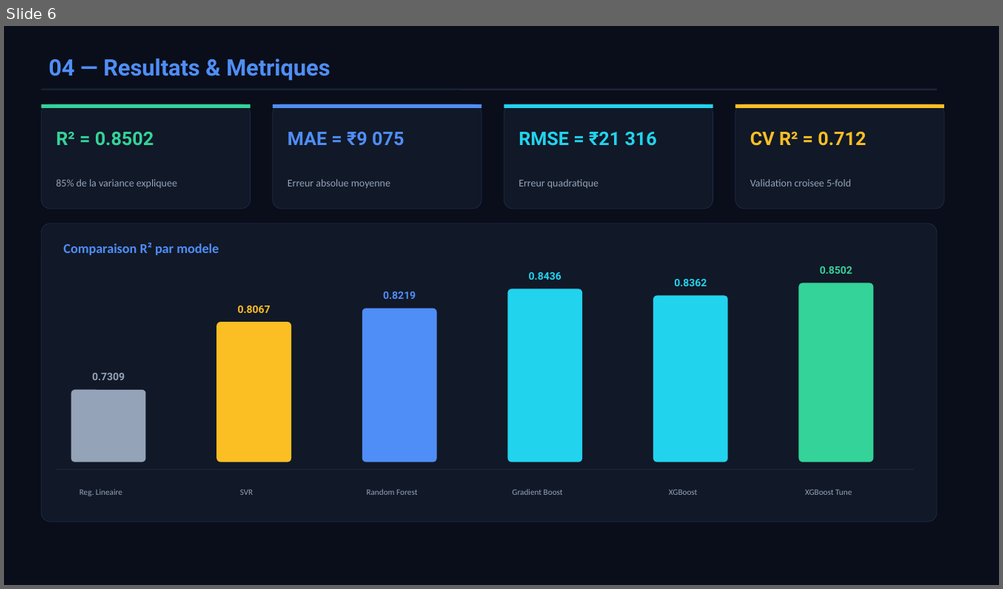
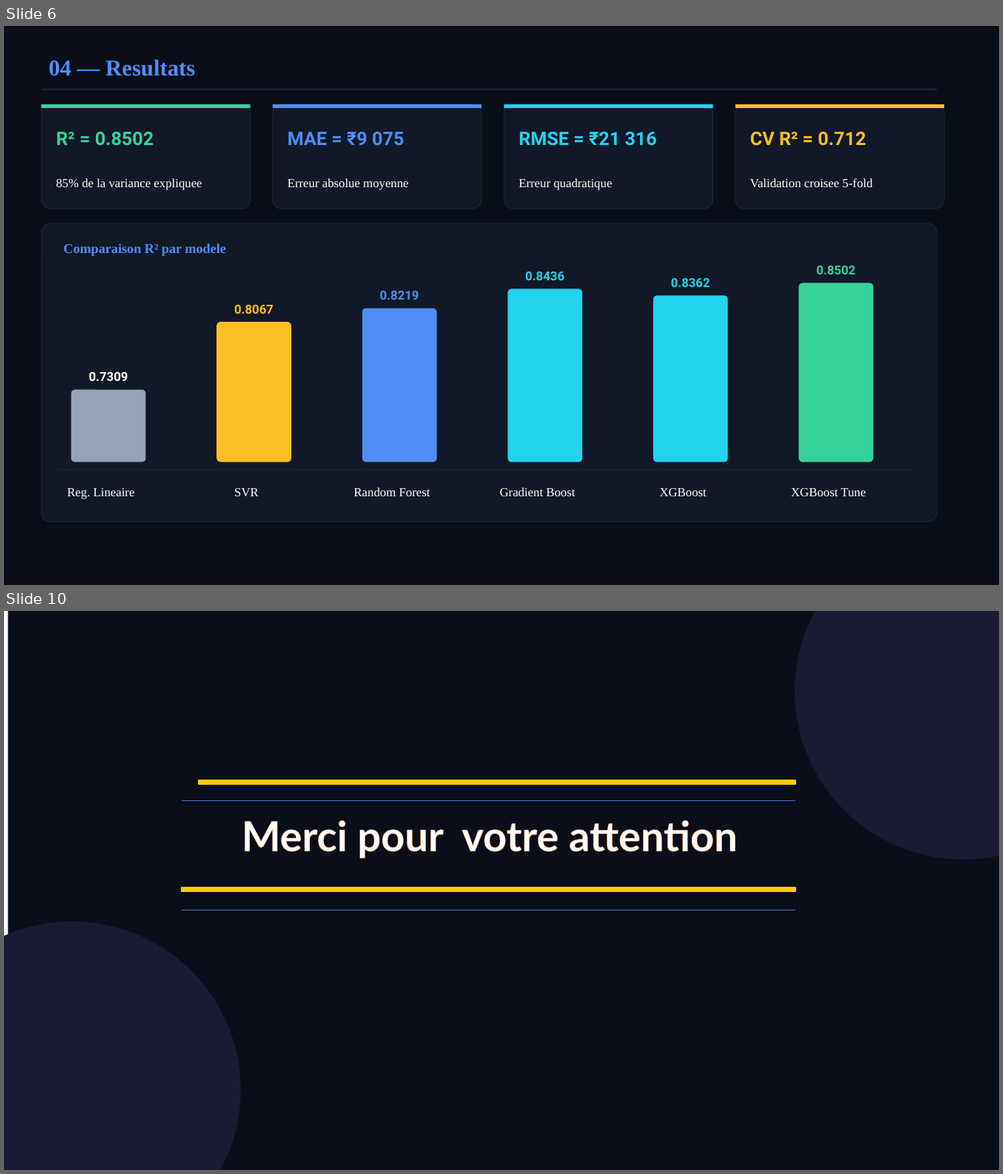
Before and after one commit to Zekerya001/projet_4_Zekerya, a slide deck: presentation_loyers.pptx. Shown one above the other, each under a label of ours: slide 6 before the commit, slides 6 and 10 after it; the slides between them are not shown. The pictures are 1003x589 and 1003x1174 pixels, drawn with LibreOffice and Linux fonts; fonts in the diff are those of the drawing. Boxes give left, top, right and bottom in pixels: in the first picture for what was removed or moved away, otherwise in the second. Text is boxed around its words. In the diff, an @@ line names an element or a change of style, - is before the commit and + after.

```diff
--- a/presentation_loyers.pptx
+++ b/presentation_loyers.pptx
@@ slide 10 added at [4,611,999,1170], background #FFFFFF @@
@@ rectangle added at [8,611,999,1170], fill #0A0E1A @@
@@ ellipse added at [795,611,999,860], fill #1A1A35, outline #1A1A35 1 pt @@
@@ rectangle added at [198,780,795,784], fill #FFCC00, outline #FFCC00 1 pt @@
@@ line added from (182, 800) to (795, 800), #4472C4 0.5 pt @@
@@ text added at [242,820,737,859], 40 pt, text #FFFFFF, bold @@
+Merci pour votre attention
@@ rectangle added at [182,888,796,891], fill #FFCC00, outline #FFCC00 1 pt @@
@@ line added from (182, 910) to (795, 910), #4472C4 0.5 pt @@
@@ ellipse added at [4,922,240,1170], fill #1A1A35, outline #1A1A35 1 pt @@
@@ slide 6 changed as well @@
@@ text at [48,59,195,76]: text changed; font Roboto to Times New Roman @@
-04 — Resultats & Metriques
+04 — Resultats
@@ size 10 to 12 pt, font Calibri to Times New Roman, text colour #94A3B8 to #FFFFFF in 4 elements at [56,178,202,190], [287,178,408,190], [518,178,612,190], [750,178,872,187] @@
@@ text "Comparaison R² par modele" at [63,244,226,256]: font Calibri to Times New Roman @@
@@ size 10 to 12 pt in 5 elements at [234,305,273,314], [380,291,419,300], [525,272,564,281], [671,278,710,287], [816,266,855,275] @@
@@ text "0.7309" at [89,372,128,381]: size 10 to 12 pt, text colour #94A3B8 to #FFFFFF @@
@@ size 8 to 12 pt, font Calibri to Times New Roman, text colour #94A3B8 to #FFFFFF in 6 elements at [67,488,135,500], [234,488,259,497], [354,488,430,497], [500,488,575,497], [660,488,706,497], [791,488,865,497] @@
```
Also in this commit, not shown: 8 other slides changed, 1 other file.
